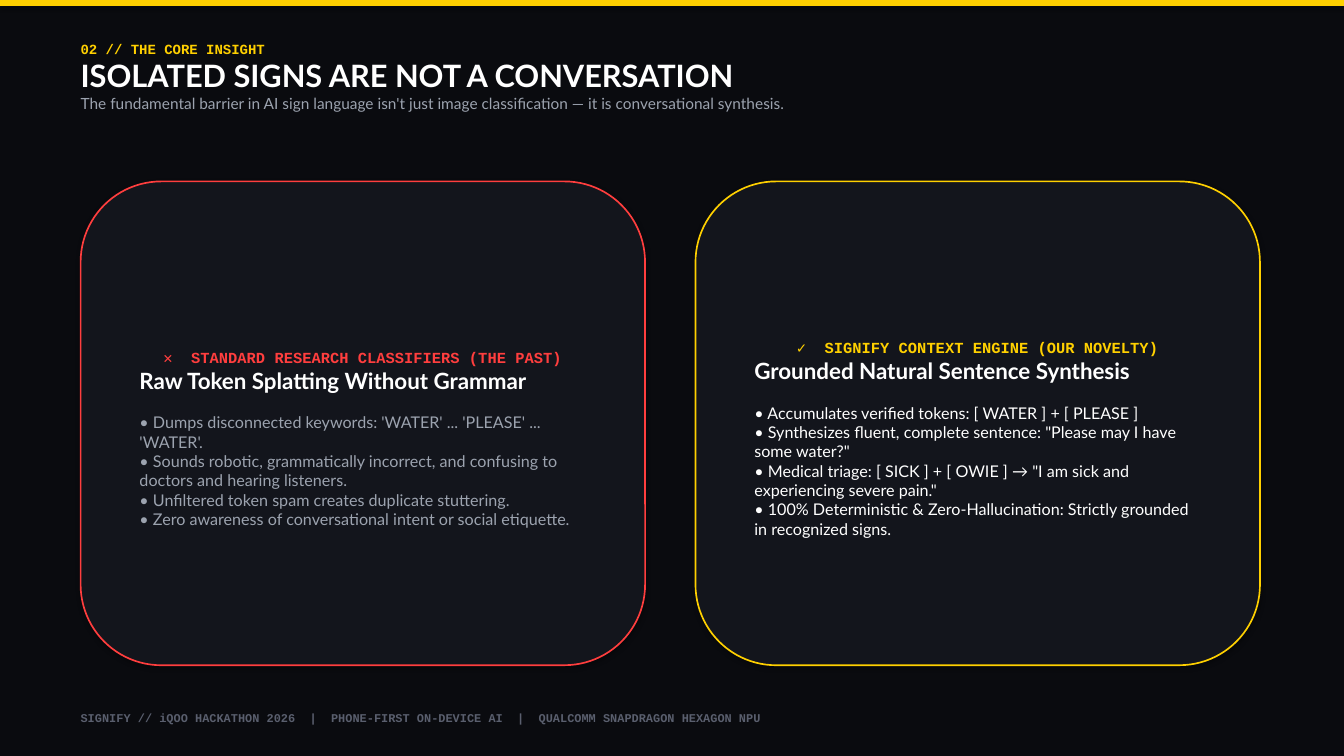
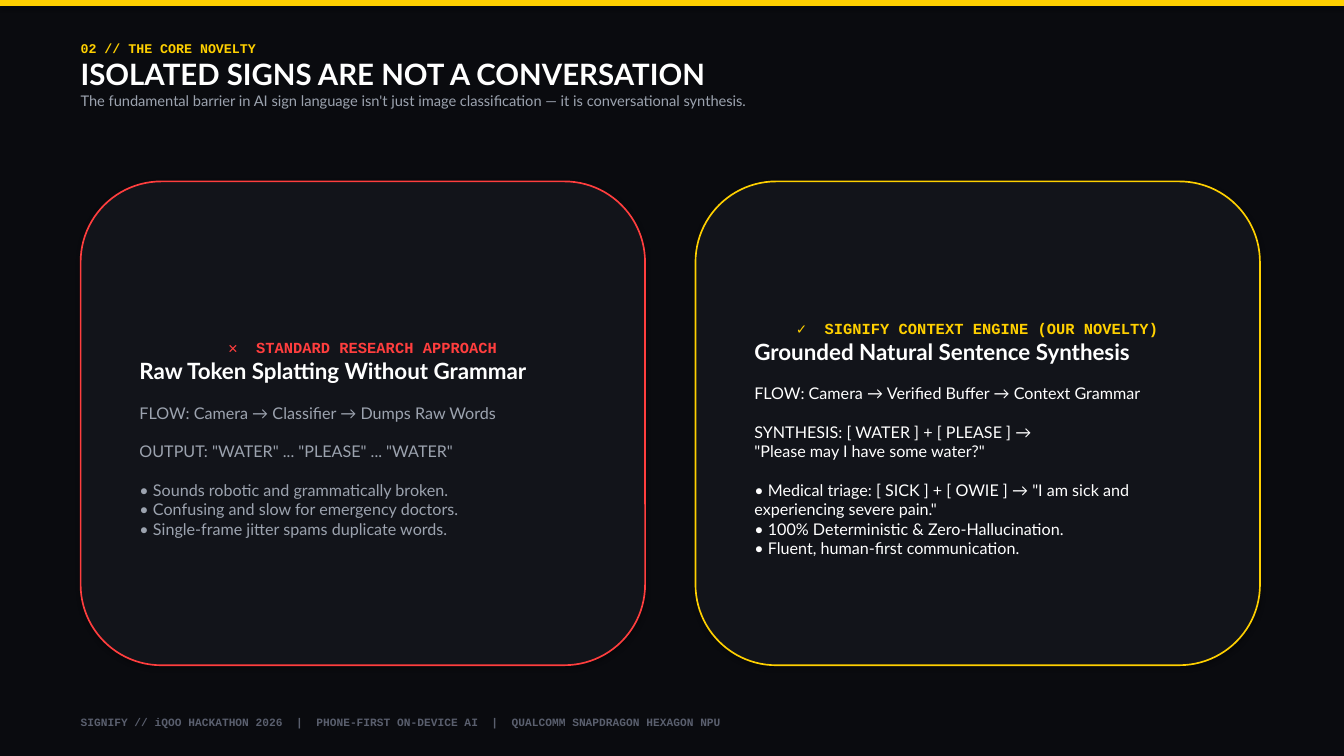
Before and after one commit to WHENKEY2007/signifyprototype, a slide deck: slide 3 of Signify_iQOO_Hackathon_2026_Final.pptx. Drawn at 1344x756 pixels with LibreOffice and Linux fonts; fonts in the diff are those of the drawing. Boxes give left, top, right and bottom in pixels: in the first picture for what was removed or moved away, otherwise in the second. Text is boxed around its words. In the diff, an @@ line names an element or a change of style, - is before the commit and + after.

Commit message:
docs: regenerate 14-slide visual iQOO hackathon deck with embedded screenshots and low text

```diff
--- a/Signify_iQOO_Hackathon_2026_Final.pptx
+++ b/Signify_iQOO_Hackathon_2026_Final.pptx
@@ text at [81,44,256,53]: text changed; size 10 to 9.5 pt @@
-02 // THE CORE INSIGHT
+02 // THE CORE NOVELTY
@@ text at [81,63,746,109]: size 22 to 21 pt in "ISOLATED SIGNS ARE NOT A CONVERSATION"; size 11 to 10.5 pt in "The fundamental barrier in AI sign language ..." @@
@@ rounded rectangle "✕ STANDARD RESEARCH APPROACH" at [81,181,645,665]: fill #13151C to #12141A @@
@@ rounded rectangle "✓ SIGNIFY CONTEXT ENGINE (OUR ..." at [696,181,1260,665]: fill #13151C to #12141A @@
@@ text in rounded rectangle at [256,342,497,353]: text changed @@
-✕ STANDARD RESEARCH CLASSIFIERS (THE PAST)
+✕ STANDARD RESEARCH APPROACH
@@ text in rounded rectangle at [754,387,1141,556]: text changed @@
-• Accumulates verified tokens: [ WATER ] + [ PLEASE ]
-• Synthesizes fluent, complete sentence: "Please may I have some water?"
-• Medical triage: [ SICK ] + [ OWIE ] → "I am sick and experiencing severe pain."
-• 100% Deterministic & Zero-Hallucination: Strictly grounded in recognized signs.
+FLOW: Camera → Verified Buffer → Context Grammar
+SYNTHESIS: [ WATER ] + [ PLEASE ] →
+"Please may I have some water?"
+• Medical triage: [ SICK ] + [ OWIE ] → "I am sick and experiencing severe pain."
+• 100% Deterministic & Zero-Hallucination.
+• Fluent, human-first communication.
@@ text in rounded rectangle at [139,407,496,538]: text changed @@
-• Dumps disconnected keywords: 'WATER' ... 'PLEASE' ... 'WATER'.
-• Sounds robotic, grammatically incorrect, and confusing to doctors and hearing listeners.
-• Unfiltered token spam creates duplicate stuttering.
-• Zero awareness of conversational intent or social etiquette.
+FLOW: Camera → Classifier → Dumps Raw Words
+OUTPUT: "WATER" ... "PLEASE" ... "WATER"
+• Sounds robotic and grammatically broken.
+• Confusing and slow for emergency doctors.
+• Single-frame jitter spams duplicate words.
@@ text "SIGNIFY // iQOO HACKATHON 2026 ..." at [316,719,720,728]: size 8.5 to 8 pt @@
```
Also in this commit, not shown: 9 other slides changed, 4 slides added, 4 slides removed, 1 other file.
